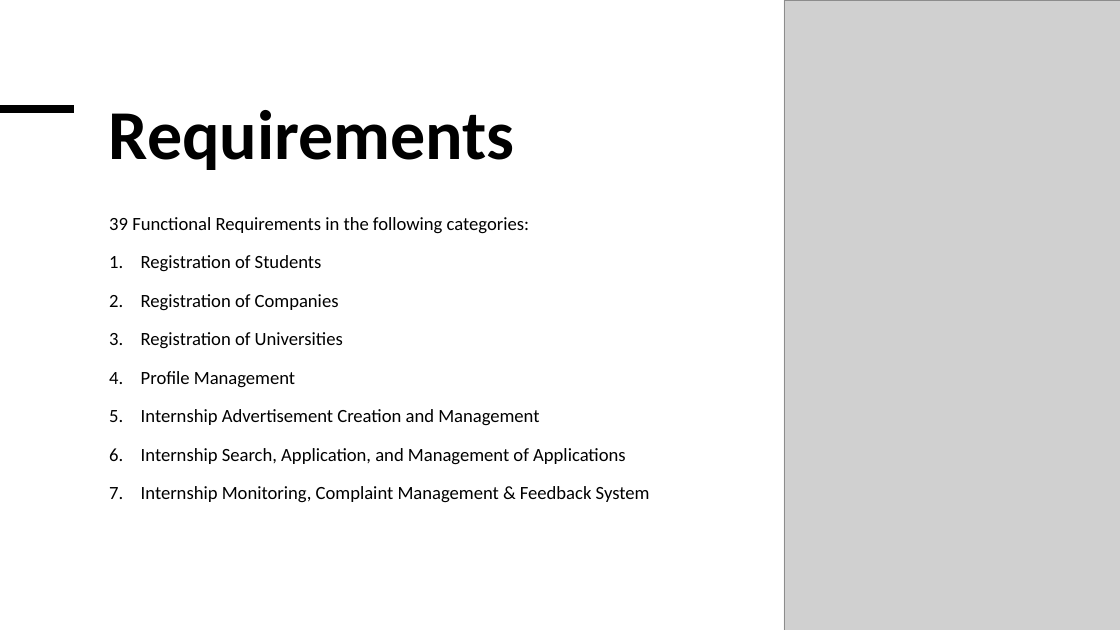
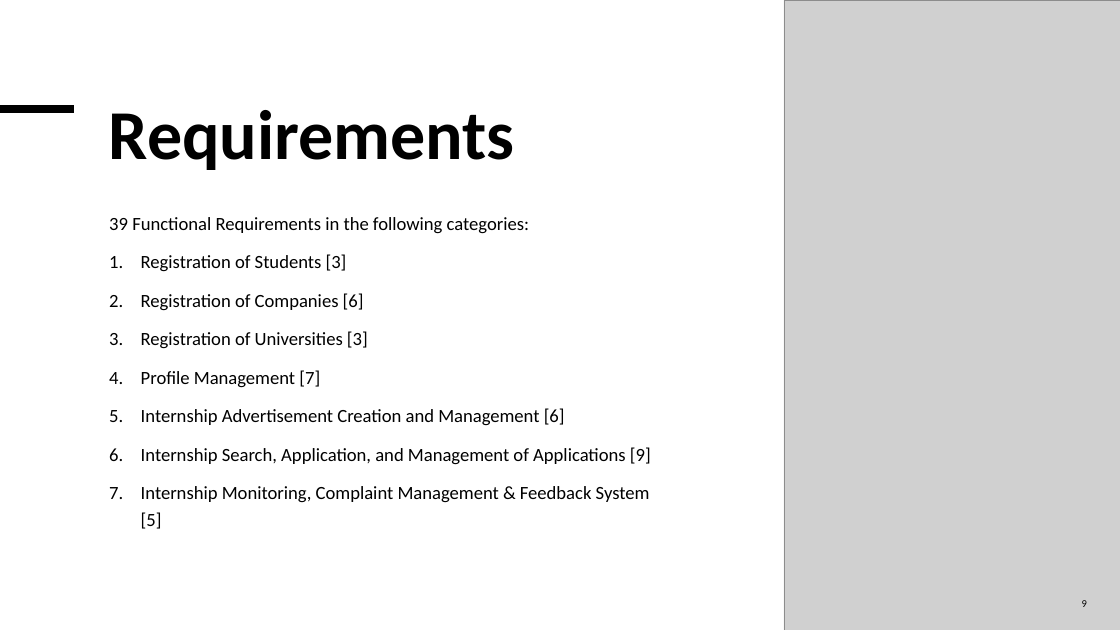
Before and after one commit to EdinZiga/DimicTatalovicZiga, a slide deck: slide 9 of Presentation/Presentation.pptx. Drawn at 1120x630 pixels with LibreOffice and Linux fonts; fonts in the diff are those of the drawing; grey boxes stand for pictures. Boxes give left, top, right and bottom in pixels: in the first picture for what was removed or moved away, otherwise in the second. Text is boxed around its words. In the diff, an @@ line names an element or a change of style, - is before the commit and + after.

Commit message:
Presentation Changes

```diff
--- a/Presentation/Presentation.pptx
+++ b/Presentation/Presentation.pptx
@@ text at <box>109,254,651,529</box>: text changed @@
-1. Registration of Students
-2. Registration of Companies
-3. Registration of Universities
-4. Profile Management
-5. Internship Advertisement Creation and Management
-6. Internship Search, Application, and Management of Applications
-7. Internship Monitoring, Complaint Management & Feedback System
+1. Registration of Students [3]
+2. Registration of Companies [6]
+3. Registration of Universities [3]
+4. Profile Management [7]
+5. Internship Advertisement Creation and Management [6]
+6. Internship Search, Application, and Management of Applications [9]
+7. Internship Monitoring, Complaint Management & Feedback System [5]
@@ page number added at <box>1082,600,1087,607</box>, 9 pt, text #000000 @@
+9
```
Also in this commit, not shown: 16 other slides changed, 3 slides added, 1 other file.
